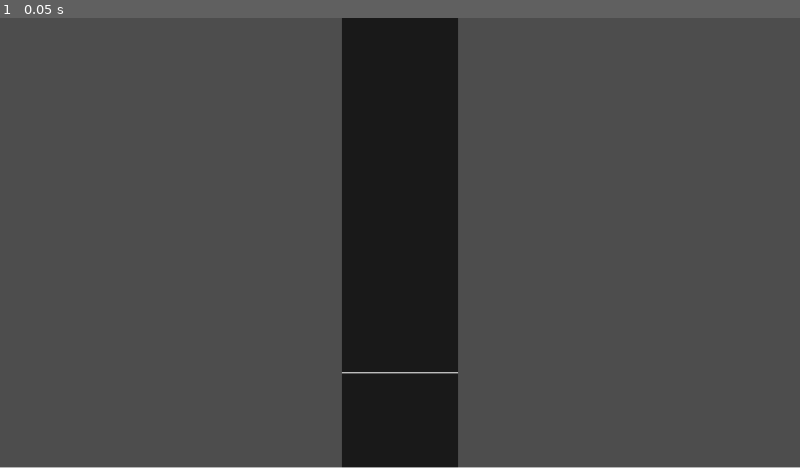
Above: before the commit, frame 1.
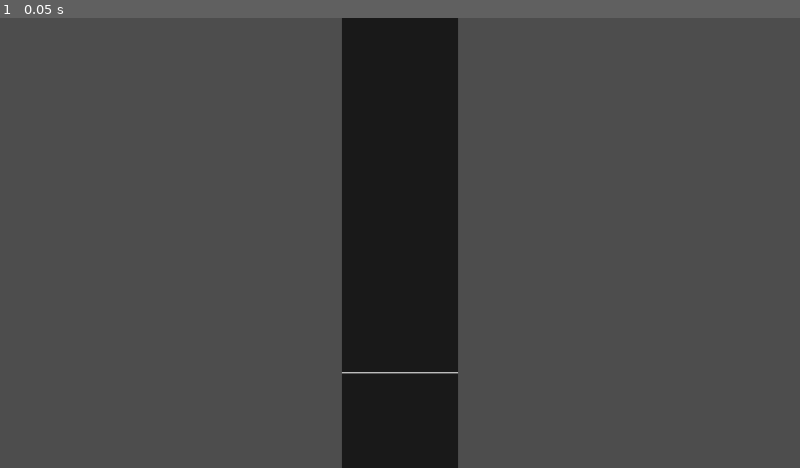
Above: after the commit, the same moment.

Repository: bai-caiye/godot-osu-mania
Game: Godot game, scene res://scenes/game.tscn
The game is run twice, just before and just after one commit, with the same random seed, the same clock (stepped at 60 frames per second) and the same inputs.
Inputs:
- Up to frame 1 (0.05 s): no input

The runs differ from the first frame. In frame 1, 0.2% of the frame differs, in the area x 0-100%, y 99-100%.

Commit message:
优化
感谢玛缇提供的技术支持和优化

Diff:
--- a/scenes/controller.gd
+++ b/scenes/controller.gd
@@ -1,40 +1,44 @@
 extends Control
 ##加载音符控制音符移动的脚本
 @export_group("Option")
-@export_global_dir var song_floder_path :String
-@export_global_file("*.osu") var chart_path :String
-@export var speed :float = 1000.0  ##整体速度
-@export var offset :float = 0.0   ##整体偏移
+@export_global_dir var song_floder_path: String
+@export_global_file("*.osu") var chart_path: String
+@export var speed: float = 1000.0  ##整体速度
+@export var offset: float = 0.0    ##整体偏移
 
 @export_group("Node")
 @export var bg: TextureRect  ##背景图片
 @export var music: AudioStreamPlayer
 @export var tracks: Tracks
-@export var node2d_notes: MultiMeshInstance2D
+@export var node2d_notes: Node2D
 @export var lead_in_timer: Timer
 @export var progress_bar: ColorRect
 
 const NOTE = preload("res://scenes/note.tscn")
 
-var note_quantity :int  ##音符总数
-var notes_cache :Array[Node]  ##将要添加到屏幕上的音符
-var notes :Array[Node]  ##正在屏幕上的音符
-var kill_notes_cache :Array[Node]  ##要清除掉音符列表
-
-var chart :PackedStringArray  ##谱面文本
-var chart_data :Dictionary  ##谱面数据
-var timing_points :Array  ##时间点数组
-var key_quantity :int  ##多少指
-var line_y :float = 0.0
-
-var speed_scale :float = 1.0  ##变速(百分比%)
-var music_time :float = 0.0
+var _pool: Array = []
+var _pool_initial_size: int = 20
+
+var note_quantity: int  ##音符总数
+var notes_data: Array = []
+var notes_data_index: int = 0
+var active_notes: Array = []
+
+var chart: PackedStringArray  ##谱面文本
+var chart_data: Dictionary    ##谱面数据
+var timing_points: Array      ##时间点数组
+var key_quantity: int         ##有多少key
+var line_y: float = 850.0     ##判定线的高度
+
+var speed_scale: float = 1.0  ##变速(百分比%)
+var music_time: float = 0.0
 
 
 func _ready() -> void:
 	set_process_input(false)
 	set_physics_process(false)
 	set_process(false)
+	node2d_notes.z_index = 10
 
 	var beatmap = SongLoader.load_beatmap(song_floder_path, chart_path)
 	bg.texture = beatmap.image
@@ -42,7 +46,8 @@
 	chart = beatmap.chart
 
 	chart_data = SongLoader.load_chart_data(chart)
-	if chart_data.size() == 0: return
+	if chart_data.size() == 0:
+		return
 
 	load_timing_points(chart)
 	note_quantity = chart.size() - chart.find("[HitObjects]") - 2
@@ -50,9 +55,15 @@
 	tracks.key_quantity = key_quantity
 	line_y = tracks.line_Y
 	node2d_notes.global_position.x = tracks.position.x - tracks.track_H * 2
+	node2d_notes.global_position.y = 0
 	progress_bar.length = music.stream.get_length()
 
-	load_notes(chart)
+	_prewarm_pool()
+
+	load_notes_data(chart)
+
+	precalculate_lead_times()
+
 	lead_in_timer.start()
 
 	set_physics_process(true)
@@ -60,6 +71,73 @@
 	await lead_in_timer.timeout
 
 	music.play()
+
+
+func _prewarm_pool() -> void:
+	for i in _pool_initial_size:
+		var note: Node2D = NOTE.instantiate()
+		note.visible = false
+		note.set_process(false)
+		node2d_notes.add_child(note)
+		_pool.append(note)
+
+
+func pool_acquire() -> Node2D:
+	var note: Node2D
+	if _pool.size() > 0:
+		note = _pool.pop_back()
+	else:
+		note = NOTE.instantiate()
+		print("no enough notes, instantiating prefab")
+		node2d_notes.add_child(note)
+	note.visible = true
+	note.set_process(true)
+	return note
+
+
+func pool_release(note: Node2D) -> void:
+	note.visible = false
+	note.set_process(false)
+	note.position = Vector2.ZERO
+	note.self_modulate = Color.WHITE
+	_pool.append(note)
+
+
+func precalculate_lead_times() -> void:
+	for note_data in notes_data:
+		note_data[&"lead_time"] = calculate_lead_time(note_data[&"time"])
+
+#from_time->to_time之间音符移动的距离
+func calculate_distance(from_time: float, to_time: float) -> float:
+	if from_time >= to_time:
+		return 0.0
+
+	var total_distance: float = 0.0
+	var current_time: float = from_time
+
+	var timing_index: int = -1
+	for i in range(timing_points.size()):
+		if timing_points[i][0] <= from_time:
+			timing_index = i
+		else:
+			break
+
+	#分段计算距离 也是定积分
+	while current_time < to_time:
+		var segment_sv: float = 1.0
+		if timing_index >= 0 and timing_index < timing_points.size():
+			segment_sv = timing_points[timing_index][1]
+
+		var segment_end_time: float = to_time
+		if timing_index + 1 < timing_points.size():
+			segment_end_time = minf(to_time, timing_points[timing_index + 1][0])
+
+		var time_in_segment: float = segment_end_time - current_time
+		total_distance += time_in_segment * speed * segment_sv
+		current_time = segment_end_time
+		timing_index += 1
+
+	return total_distance
 
 
 func calculate_lead_time(note_time: float) -> float:
@@ -93,75 +171,111 @@
 			timing_index -= 1
 	return note_time - current_time
 
-func _process(delta: float) -> void:
+
+func _process(_delta: float) -> void:
 	music_time = music.get_playback_position() - lead_in_timer.time_left
-
 	speed_scale = get_speed_scale(music_time)
 
-	while notes_cache.size() > 0:
-		var note:  Node2D = notes_cache[0]
-		var lead_time: float = calculate_lead_time(note.time)
-
-		if note.time - music_time <= lead_time:
-			node2d_notes. add_child(note)
-			note.global_position.y = 0.0
-			notes_cache.pop_front()
+	spawn_notes()
+	update_active_notes()
+	recycle_expired_notes()
+
+
+func spawn_notes() -> void:
+	while notes_data_index < notes_data.size():
+		var note_data: Dictionary = notes_data[notes_data_index]
+		var lead_time: float = note_data[&"lead_time"]
+
+		if note_data[&"time"] - music_time <= lead_time:
+			var note_node: Node2D = pool_acquire()
+
+			note_node.type = note_data[&"type"]
+			note_node.scale.x = tracks.track_H
+			note_node.track = note_data[&"track_index"]
+			note_node.time = note_data[&"time"] + offset
+			note_node.end_time = note_data[&"end_time"] + offset if note_data[&"end_time"] > 0.0 else 0.0
+			note_node.position.x = note_data[&"track_index"] * tracks.track_H
+
+			var distance: float = calculate_distance(music_time, note_data[&"time"])
+			note_node.position.y = line_y - distance
+
+			if note_data[&"track_index"] == 1 or note_data[&"track_index"] == 2:
+				note_node.self_modulate = Color(0.3, 0.65, 1.0, 1.0)
+			else:
+				note_node.self_modulate = Color.WHITE
+
+			active_notes.append({
+				&"data": note_data,
+				&"node": note_node
+			})
+
+			notes_data_index += 1
 		else:
 			break
 
-	node2d_notes. position.y += speed * speed_scale * delta
-
-	if node2d_notes.get_children().size() > 0 and node2d_notes.get_child(0).time - music_time <= 0:
-		kill_note()
-
-
-func kill_note() -> void:
-	node2d_notes.get_child(0).visible = false
-	node2d_notes.get_child(0).free()
-	if node2d_notes.get_children().size() > 0 and node2d_notes.get_child(0).time - music_time <= 0:
-		kill_note()
-
-
-func get_speed_scale(time :float) -> float:
-	var _speed_scale = 1.0
+
+func update_active_notes() -> void:
+	for note_info in active_notes:
+		var note_node: Node2D = note_info[&"node"]
+		var note_data: Dictionary = note_info[&"data"]
+
+		var distance: float = calculate_distance(music_time, note_data[&"time"])
+		note_node.position.y = line_y - distance
+
+
+func recycle_expired_notes() -> void:
+	var i: int = 0
+	while i < active_notes.size():
+		var note_data: Dictionary = active_notes[i][&"data"]
+
+		if note_data[&"time"] - music_time < 0:
+			var note_node: Node2D = active_notes[i][&"node"]
+			pool_release(note_node)
+			active_notes.remove_at(i)
+		else:
+			i += 1
+
+
+func get_speed_scale(time: float) -> float:
+	var _speed_scale: float = 1.0
 	for timing in timing_points:
 		if time > timing[0]:
 			_speed_scale = timing[1]
-		else: break
+		else:
+			break
 	return _speed_scale
 
 
-func load_notes(_chart :PackedStringArray) -> void:
-	var index :int = _chart.find("[HitObjects]") + 1
+func load_notes_data(_chart: PackedStringArray) -> void:
+	var index: int = _chart.find("[HitObjects]") + 1
 	while index < _chart.size() - 1:
-		load_note(
-			conversion_type(_chart[index].get_slice(",",3)),
-			c_time(_chart[index].get_slice(",",2)),
-			c_time(_chart[index].get_slice(",",5).get_slice(":",0)),
-			conversion_track(_chart[index].get_slice(",",0)))
+		var line: String = _chart[index]
+		if line.is_empty():
+			index += 1
+			continue
+
+		var note_data := {
+			&"type": conversion_type(line.get_slice(",", 3)),
+			&"time": c_time(line.get_slice(",", 2)) + offset,
+			&"end_time": c_time(line.get_slice(",", 5).get_slice(":", 0)) + offset,
+			&"track_index": conversion_track(line.get_slice(",", 0)),
+			&"lead_time": 0.0
+		}
+		if note_data[&"end_time"] <= 0.0:
+			note_data[&"end_time"] = 0.0
+		notes_data.append(note_data)
 		index += 1
 
 
-func load_note(type: int, time: float, end_time: float, track_index: int) -> void:
-	var note :Node2D = NOTE.instantiate()
-	note.type = type
-	note.scale.x = tracks.track_H
-	note.track = track_index
-	note.time = time + offset
-	note.end_time = end_time + offset if end_time > 0.0 else 0.0
-	note.position.x += (note.track) * tracks.track_H
-	if track_index == 1 or track_index == 2:
-		note.self_modulate = Color(0.3, 0.65, 1.0, 1.0)
-	notes_cache.append(note)
-
-
-func load_timing_points(chart_file :PackedStringArray) -> void:
-	var index :int = chart.find("[TimingPoints]") + 1
-	while chart_file[index] != "":
+
+func load_timing_points(chart_file: PackedStringArray) -> void:
+	var index: int = chart.find("[TimingPoints]") + 1
+	while index < chart_file.size() and chart_file[index] != "":
 		if int(chart_file[index].get_slice(",", 6)) == 0:
-			timing_points.append(
-			[c_time(chart_file[index].get_slice(",", 0)),
-			-100.0 / float(chart_file[index].get_slice(",", 1))])
+			timing_points.append([
+				c_time(chart_file[index].get_slice(",", 0)),
+				-100.0 / float(chart_file[index].get_slice(",", 1))
+			])
 		index += 1
 
 
@@ -172,6 +286,7 @@
 		128: return 1
 		_: return 0
 
+
 func conversion_track(x) -> int:
 	x = int(x)
 	match key_quantity:
@@ -179,5 +294,10 @@
 		7: return (x - 35) / 73
 		_: return int((float(x) / 512.0) * key_quantity)
 
+
 func c_time(time) -> float:
-	return float(time) / 1000
+	return float(time) / 1000.0
+
+func _recycle_at(index: int) -> void:
+	pool_release(active_notes[index][&"node"])
+	active_notes.remove_at(index)
--- a/scenes/game.tscn
+++ b/scenes/game.tscn
@@ -15,6 +15,7 @@
 song_floder_path = "C:/Users/BaiCaiye/AppData/Roaming/Godot/app_userdata/osu!mania/songs/void (Mournfinale) feat"
 chart_path = "C:/Users/BaiCaiye/AppData/Roaming/Godot/app_userdata/osu!mania/songs/void (Mournfinale) feat/void (Mournfinale) feat. Hoshikuma Minami - Testify (Akasha-) [Future  Alleyne's Insane].osu"
 speed = 1500.0
+offset = 0.1
 bg = NodePath("BG")
 music = NodePath("Music")
 tracks = NodePath("Tracks")
@@ -38,7 +39,6 @@
 layout_mode = 1
 
 [node name="Notes" type="MultiMeshInstance2D" parent="Tracks" unique_id=1048333321]
-position = Vector2(-384, 10000)
 
 [node name="Music" type="AudioStreamPlayer" parent="." unique_id=1590063657]
 
--- a/scenes/progress_bar.gd
+++ b/scenes/progress_bar.gd
@@ -1,8 +1,12 @@
 extends ColorRect
 
 @export var music: AudioStreamPlayer
-var length :float = 0.0
+var length :float = 0.0:
+	set(v):
+		if music.stream == null: return
+		length = v
+		set_physics_process(true)
 
 func _physics_process(_delta: float) -> void:
-	if music.stream != null:
-		size.x = music.get_playback_position() / length * 1920.0
+	scale.x = music.get_playback_position() / length
+	if scale.x >= 1.0: set_physics_process(false)
